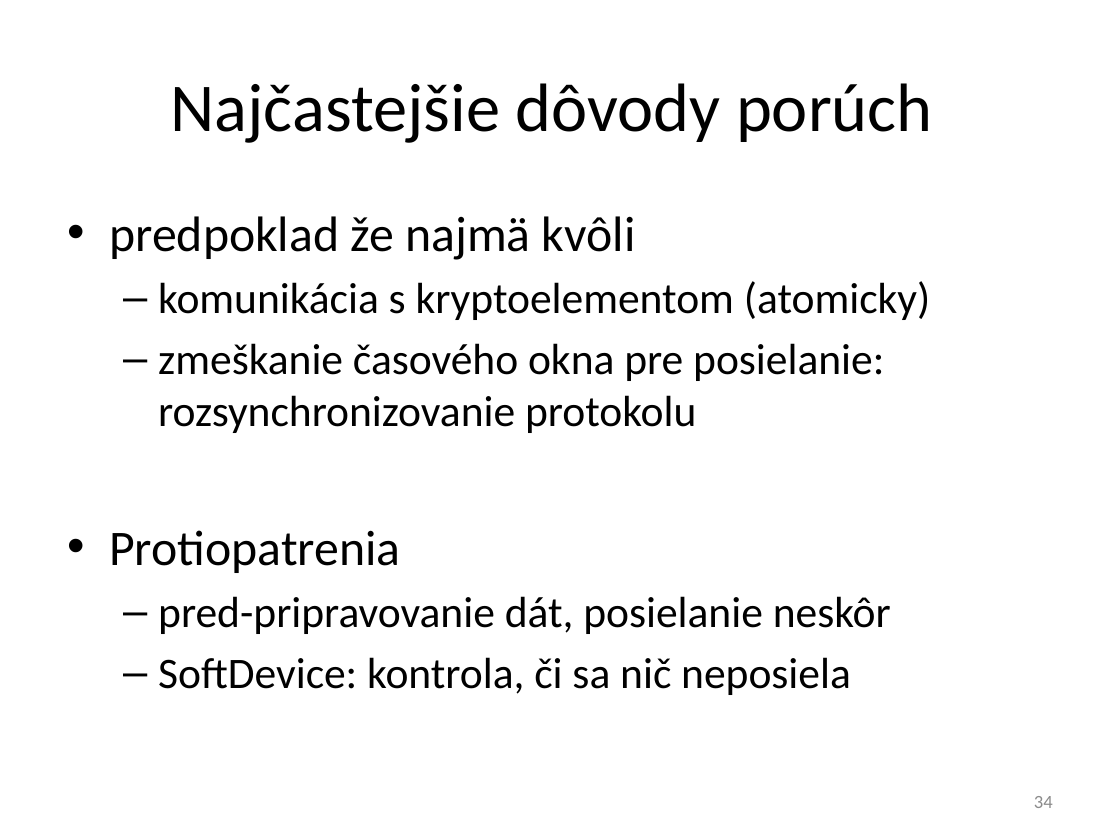
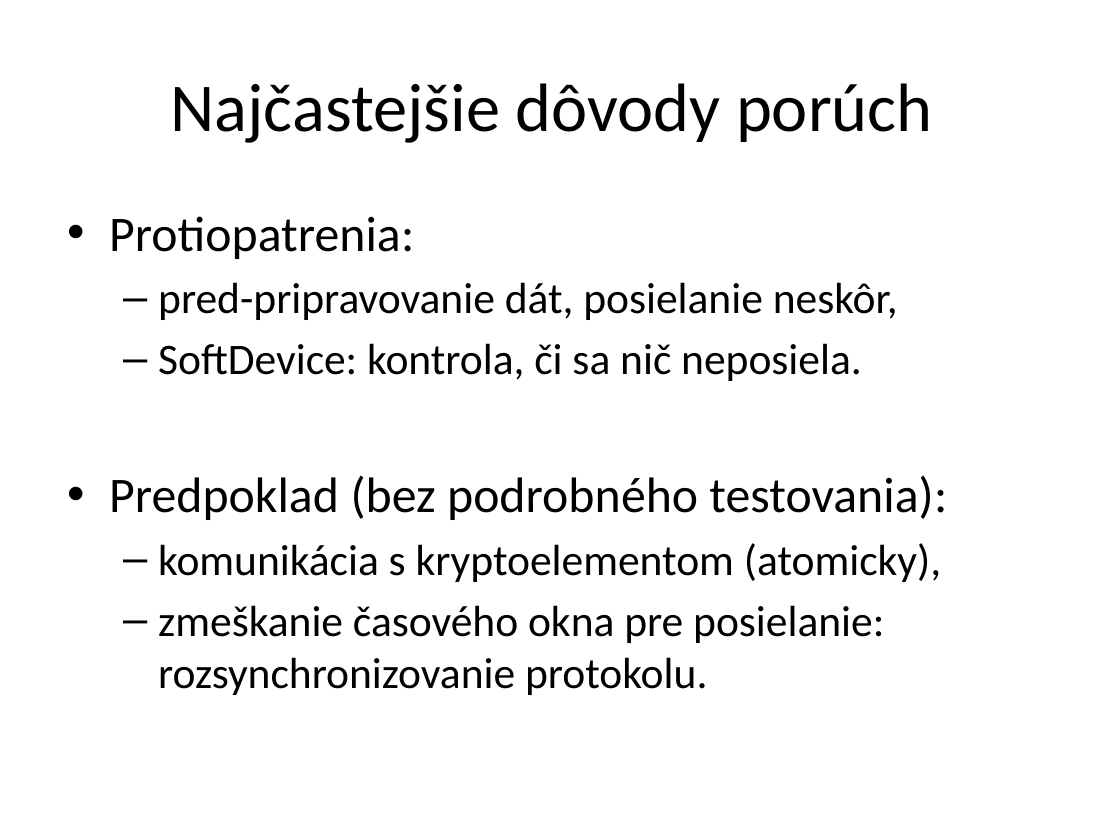
Before and after one commit to javacard-FOSS-applets/nrf6310-pca10007, a slide deck: slide 31 of Obhajoba/xdoubravsky_dp.pptx (slide 34 before the commit). Drawn at 1120x840 pixels with LibreOffice and Linux fonts; fonts in the diff are those of the drawing. Boxes give left, top, right and bottom in pixels: in the first picture for what was removed or moved away, otherwise in the second. Text is boxed around its words. In the diff, an @@ line names an element or a change of style, - is before the commit and + after.

```diff
--- a/Obhajoba/xdoubravsky_dp.pptx
+++ b/Obhajoba/xdoubravsky_dp.pptx
@@ text at (109,216,947,695): text changed @@
-• predpoklad že najmä kvôli
-  – komunikácia s kryptoelementom (atomicky)
-  – zmeškanie časového okna pre posielanie: rozsynchronizovanie protokolu
-• Protiopatrenia
-  – pred-pripravovanie dát, posielanie neskôr
-  – SoftDevice: kontrola, či sa nič neposiela
+• Protiopatrenia:
+  – pred-pripravovanie dát, posielanie neskôr,
+  – SoftDevice: kontrola, či sa nič neposiela.
+• Predpoklad (bez podrobného testovania):
+  – komunikácia s kryptoelementom (atomicky),
+  – zmeškanie časového okna pre posielanie: rozsynchronizovanie protokolu.
@@ page number removed at (1034,796,1053,808) @@
-34
```
Also in this commit, not shown: 29 other slides changed, 1 slide added, 2 slides removed.
